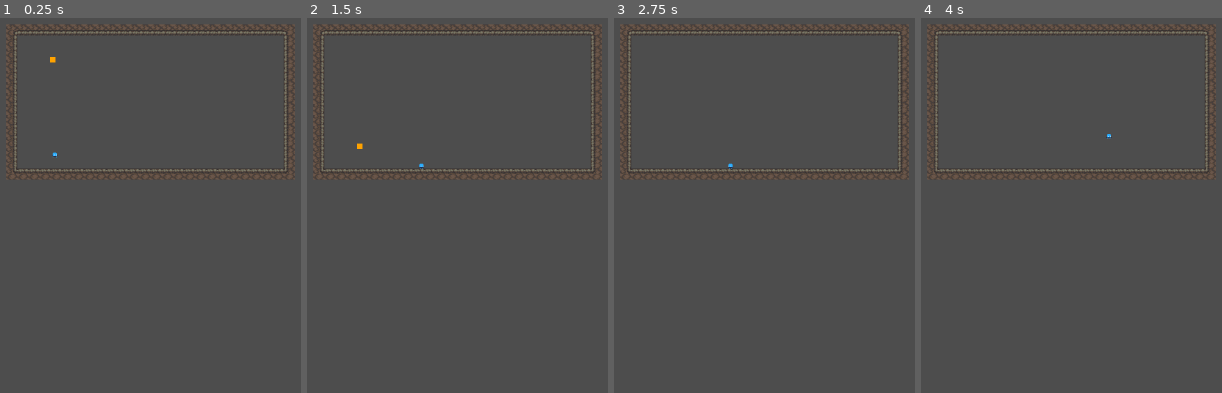
Above: before the commit, frames 1-4 (left to right).
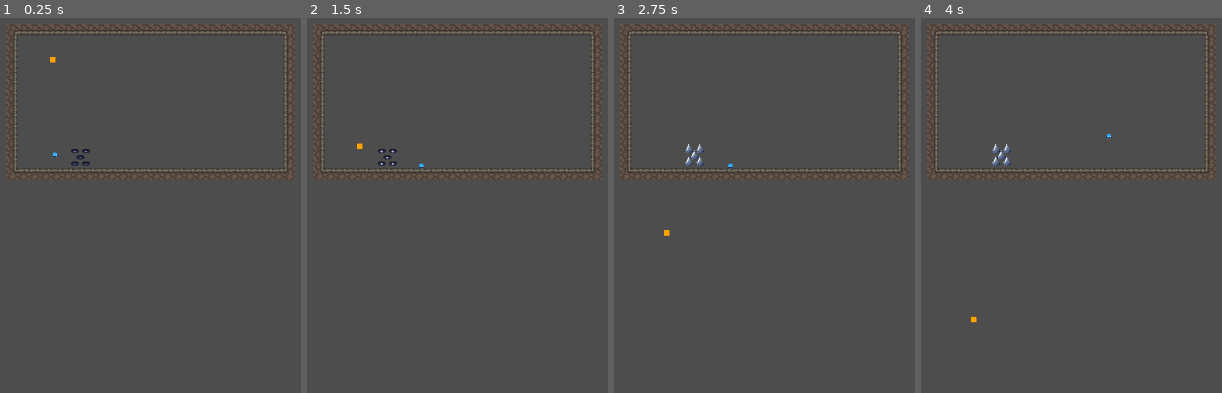
Above: after the commit, the same moments.

Repository: Miles-Miles2/gameJam_moo
Game: Godot game, scene res://scenes/haybale_test.tscn
The game is run twice, just before and just after one commit, with the same random seed, the same clock (stepped at 60 frames per second) and the same inputs.
Inputs:
- Up to frame 1 (0.25 s): no input
- Up to frame 2 (1.5 s): hold D (move_right) from 0.53 s (still down); tap W (jump) at 0.77 s; tap Enter at 1.25 s
- Up to frame 3 (2.75 s): tap W (jump) at 1.52 s; tap Space at 2 s; release D (move_right) at 2.03 s; hold A (move_left) from 2.03 s (still down)
- Up to frame 4 (4 s): tap Enter at 2.75 s; release A (move_left) at 2.78 s; hold D (move_right) from 2.78 s (still down); tap W (jump) at 3.02, 3.77 s

The runs differ from the first frame. In frame 1, 0.1% of the frame differs, in the area x 23-30%, y 34-40%; in frame 2, 0.1%; in frame 3, 0.2%, in the area x 16-30%, y 33-59%; in frame 4, 0.2%.

Commit message:
added i-frames to player and spike scene

Diff:
--- a/scenes/hay.gd
+++ b/scenes/hay.gd
@@ -31,5 +31,3 @@
 	if body.is_in_group("player"):
 		body.damage(1)
 		disable()
-	if body.is_in_group("ground"):
-		disable()
--- a/scenes/haybale_test.tscn
+++ b/scenes/haybale_test.tscn
@@ -1,8 +1,9 @@
-[gd_scene load_steps=6 format=3 uid="uid://7gm8pkvj7cll"]
+[gd_scene load_steps=7 format=3 uid="uid://7gm8pkvj7cll"]
 
 [ext_resource type="Texture2D" uid="uid://dfr0fjt7hbdw1" path="res://Assets/Sprites/ashlands_tileset.png" id="1_bnirv"]
 [ext_resource type="PackedScene" uid="uid://885q81hw5b0h" path="res://scenes/hay.tscn" id="2_au0pl"]
 [ext_resource type="PackedScene" uid="uid://bie8obrly3d0k" path="res://scenes/player.tscn" id="3_67pqc"]
+[ext_resource type="PackedScene" uid="uid://dojvn0csygi6s" path="res://scenes/spike.tscn" id="4_67pqc"]
 
 [sub_resource type="TileSetAtlasSource" id="TileSetAtlasSource_f0i3m"]
 texture = ExtResource("1_bnirv")
@@ -489,3 +490,6 @@
 position = Vector2(-138, -47)
 
 [node name="Camera2D" type="Camera2D" parent="."]
+
+[node name="spike" parent="." instance=ExtResource("4_67pqc")]
+position = Vector2(-101, -20)
--- a/scenes/player copy.gd
+++ b/scenes/player copy.gd
@@ -4,10 +4,11 @@
 const SPEED = 90.0
 const JUMP_VELOCITY = -300.0
 @onready var animated_sprite = $AnimatedSprite2D
-@onready var timer = $Timer
+@onready var iframes_timer: Timer = $iframes_timer
 @onready var jumpSFX = $jumpSFX
 
 var addVelocityDebounce: int = 0
+var iframes = false
 
 @export var health = 3
 @export var mult = 1
@@ -78,6 +79,23 @@
 
 	move_and_slide()
 
+func invincibility():
+	if iframes == true:
+		animated_sprite.visible = false
+		print("on")
+		await get_tree().create_timer(.25).timeout
+		print("off")
+		animated_sprite.visible = true
+		await get_tree().create_timer(.25).timeout
+		invincibility()
+
 func damage(num):
-	mult = num
-	health -= 1*mult
+	if iframes == false:
+		iframes = true
+		mult = num
+		health -= 1*mult
+		iframes_timer.start()
+		invincibility()
+
+func _on_iframes_timer_timeout() -> void:
+	iframes = false
--- a/scenes/player.tscn
+++ b/scenes/player.tscn
@@ -115,15 +115,15 @@
 texture_filter = 1
 position = Vector2(0, -5)
 sprite_frames = SubResource("SpriteFrames_ye5og")
-animation = &"run"
-frame = 1
+animation = &"idle"
 
 [node name="CollisionShape2D" type="CollisionShape2D" parent="."]
 position = Vector2(0, -5)
 shape = SubResource("RectangleShape2D_q57gs")
 
-[node name="Timer" type="Timer" parent="."]
-wait_time = 0.7
+[node name="iframes_timer" type="Timer" parent="."]
+wait_time = 5.0
+one_shot = true
 
 [node name="AnimationPlayer" type="AnimationPlayer" parent="."]
 libraries = {
@@ -140,5 +140,5 @@
 position = Vector2(0, -1)
 shape = SubResource("CircleShape2D_sc5cu")
 
-[connection signal="timeout" from="Timer" to="." method="_on_timer_timeout"]
+[connection signal="timeout" from="iframes_timer" to="." method="_on_iframes_timer_timeout"]
 [connection signal="body_exited" from="Area2D" to="." method="_on_area_2d_body_exited"]
--- /dev/null
+++ b/scenes/spike.gd
@@ -0,0 +1,21 @@
+extends Node2D
+
+@onready var spike: AnimatedSprite2D = $AnimatedSprite2D
+@onready var hitbox: CollisionShape2D = $Area2D/CollisionShape2D
+
+func _ready():
+	enable()
+
+func enable():
+	spike.play("warning")
+	await get_tree().create_timer(2).timeout
+	spike.play("attack")
+	hitbox.disabled = false
+	await get_tree().create_timer(2).timeout
+	hitbox.disabled = true
+	spike.play("retreat")
+
+func _on_area_2d_body_entered(body: Node2D) -> void:
+	print("OWIE")
+	if body.is_in_group("player"):
+		body.damage(1)
--- /dev/null
+++ b/scenes/spike.tscn
@@ -0,0 +1,105 @@
+[gd_scene load_steps=14 format=3 uid="uid://dojvn0csygi6s"]
+
+[ext_resource type="Script" uid="uid://b86jyfqw1mkag" path="res://scenes/spike.gd" id="1_7a7y0"]
+[ext_resource type="Texture2D" uid="uid://bynpt80asr5fu" path="res://Assets/Sprites/Spike Trap.png" id="2_d2mqm"]
+
+[sub_resource type="AtlasTexture" id="AtlasTexture_60m7a"]
+atlas = ExtResource("2_d2mqm")
+region = Rect2(224, 0, 32, 32)
+
+[sub_resource type="AtlasTexture" id="AtlasTexture_b8th5"]
+atlas = ExtResource("2_d2mqm")
+region = Rect2(256, 0, 32, 32)
+
+[sub_resource type="AtlasTexture" id="AtlasTexture_i7xty"]
+atlas = ExtResource("2_d2mqm")
+region = Rect2(352, 0, 32, 32)
+
+[sub_resource type="AtlasTexture" id="AtlasTexture_ncrgc"]
+atlas = ExtResource("2_d2mqm")
+region = Rect2(384, 0, 32, 32)
+
+[sub_resource type="AtlasTexture" id="AtlasTexture_8525u"]
+atlas = ExtResource("2_d2mqm")
+region = Rect2(416, 0, 32, 32)
+
+[sub_resource type="AtlasTexture" id="AtlasTexture_s4tgd"]
+atlas = ExtResource("2_d2mqm")
+region = Rect2(0, 0, 32, 32)
+
+[sub_resource type="AtlasTexture" id="AtlasTexture_62055"]
+atlas = ExtResource("2_d2mqm")
+region = Rect2(64, 0, 32, 32)
+
+[sub_resource type="AtlasTexture" id="AtlasTexture_tv0et"]
+atlas = ExtResource("2_d2mqm")
+region = Rect2(96, 0, 32, 32)
+
+[sub_resource type="AtlasTexture" id="AtlasTexture_1y05e"]
+atlas = ExtResource("2_d2mqm")
+region = Rect2(128, 0, 32, 32)
+
+[sub_resource type="SpriteFrames" id="SpriteFrames_tgv6j"]
+animations = [{
+"frames": [{
+"duration": 1.0,
+"texture": SubResource("AtlasTexture_60m7a")
+}, {
+"duration": 1.0,
+"texture": SubResource("AtlasTexture_b8th5")
+}],
+"loop": false,
+"name": &"attack",
+"speed": 5.0
+}, {
+"frames": [{
+"duration": 1.0,
+"texture": SubResource("AtlasTexture_i7xty")
+}, {
+"duration": 1.0,
+"texture": SubResource("AtlasTexture_ncrgc")
+}, {
+"duration": 1.0,
+"texture": SubResource("AtlasTexture_8525u")
+}, {
+"duration": 1.0,
+"texture": SubResource("AtlasTexture_s4tgd")
+}],
+"loop": false,
+"name": &"retreat",
+"speed": 5.0
+}, {
+"frames": [{
+"duration": 1.0,
+"texture": SubResource("AtlasTexture_62055")
+}, {
+"duration": 1.0,
+"texture": SubResource("AtlasTexture_tv0et")
+}, {
+"duration": 1.0,
+"texture": SubResource("AtlasTexture_1y05e")
+}],
+"loop": false,
+"name": &"warning",
+"speed": 5.0
+}]
+
+[sub_resource type="RectangleShape2D" id="RectangleShape2D_ux5pr"]
+size = Vector2(26, 23)
+
+[node name="spike" type="Node2D" groups=["attack", "spike"]]
+script = ExtResource("1_7a7y0")
+
+[node name="AnimatedSprite2D" type="AnimatedSprite2D" parent="."]
+texture_filter = 1
+sprite_frames = SubResource("SpriteFrames_tgv6j")
+animation = &"retreat"
+
+[node name="Area2D" type="Area2D" parent="."]
+
+[node name="CollisionShape2D" type="CollisionShape2D" parent="Area2D"]
+position = Vector2(0, 3.5)
+shape = SubResource("RectangleShape2D_ux5pr")
+disabled = true
+
+[connection signal="body_entered" from="Area2D" to="." method="_on_area_2d_body_entered"]
Binary file added: Assets/Sprites/Spike Trap.png
Not shown, added: Assets/Sprites/Spike Trap.png.import
Not shown, added: scenes/spike.gd.uid
